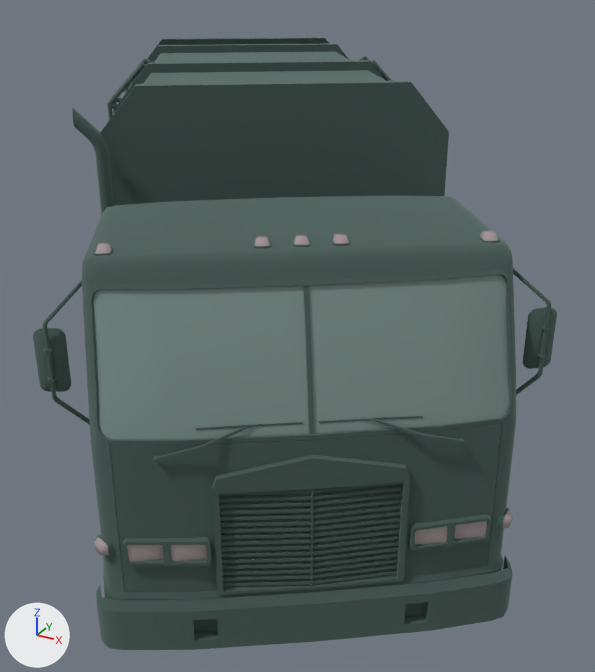
The glTF model glb/city/veh-basura.glb, before and after one commit.
Camera for both pictures: a 50 mm lens placed at (3.71, -6.04, 3.44), pointed at (0.46, -0.13, 0.49). Arrows for +X, +Y and +Z are at lower left; the lights stay in place. The picture after the commit comes second. Where no turn or scale is listed for an object, it has been applied to the vertices. Vertices at exactly the same position are counted once.

Objects in the first picture: 'garbage_truck_garbagetruck_glass_0', 'garbage_truck_garbagetruck_tex_0', 'garbage_truck_optics_tex_0'.
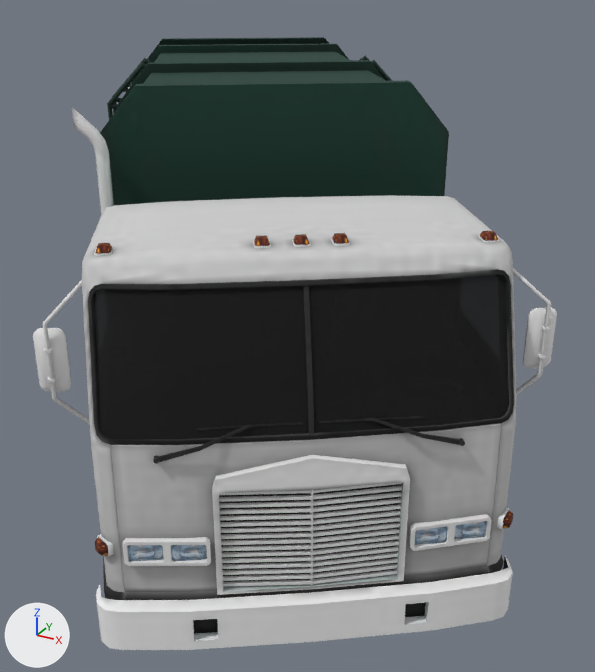
Location of each change, [x1, y1, x2, y2] in pixels of the pictures (595 x 672 px):
'garbage_truck_garbagetruck_tex_0', surface changed: [33, 37, 557, 650] in both
'garbage_truck_garbagetruck_glass_0', surface changed (grey to black): [93, 275, 509, 439] in both
'garbage_truck_optics_tex_0', surface changed: [95, 231, 513, 562] in both

Edits to the bpy script that builds the scene:
```text
Add img_image_2:
    img_image_2 = load_image('Image_2', '_unpacked/Image_2', 256, 256, 'sRGB')
Add img_image_1:
    img_image_1 = load_image('Image_1', '_unpacked/Image_1', 256, 256, 'sRGB')
Add img_image_0:
    img_image_0 = load_image('Image_0', '_unpacked/Image_0', 256, 256, 'sRGB')
Change mat_garbagetruck_tex:
    remove mat_garbagetruck_tex.base_color = (0.183, 0.265, 0.241)  # grey #778d87
    mat_garbagetruck_tex.metallic: 1.0 -> 0.0
    add mat_garbagetruck_tex.texture = img_image_0
    mat_garbagetruck_tex.roughness: 1.0 -> 0.9
Change mat_garbagetruck_glass:
    where n0 = _N.new('ShaderNodeBsdfPrincipled'); n0.name = 'Principled BSDF'
    remove n0.inputs[0].default_value = (0.183, 0.265, 0.241, 1.0)  # 'Base Color', grey #778d87
    n0.inputs[2].default_value: 0.0 -> 0.9  # 'Roughness'
    add n2 = _N.new('ShaderNodeMath'); n2.name = 'Math'
    add n2.operation = 'MULTIPLY'
    add n2.inputs[1].default_value = 0.804  # 'Value'
    add n3 = _N.new('ShaderNodeTexImage'); n3.name = 'Image Texture'
    add n3.image = img_image_1
    add _L.new(n2.outputs[0], n0.inputs[4])  # 'Value' to 'Alpha'
    add _L.new(n3.outputs[0], n0.inputs[0])  # 'Color' to 'Base Color'
    add _L.new(n3.outputs[1], n2.inputs[0])  # 'Alpha' to 'Value'
Change mat_optics_tex_1:
    remove mat_optics_tex_1.base_color = (0.373, 0.308, 0.321)  # grey #a4979a
    add mat_optics_tex_1.texture = img_image_2
    mat_optics_tex_1.roughness: 0.0 -> 0.9
Change me_garbage_truck_garbagetruck_tex_0:
    where me_garbage_truck_garbagetruck_tex_0.from_pydata(...)  # 7291 vertices, 12270 faces; spans x -3.13..3.01, y -3.67..3.77, z 0.0..2.83
    used by ob_garbage_truck_garbagetruck_tex_0; location = (0.0, 0.0, 0.0)
    me_garbage_truck_garbagetruck_tex_0 part 1: texture (UV) coordinates changed
Change me_garbage_truck_garbagetruck_glass_0:
    where me_garbage_truck_garbagetruck_glass_0.from_pydata(...)  # 54 vertices, 58 faces; spans x 0.62..2.89, y -3.55..-1.49, z 1.46..2.11
    used by ob_garbage_truck_garbagetruck_glass_0; location = (0.0, 0.0, 0.0)
    me_garbage_truck_garbagetruck_glass_0 part 2: texture (UV) coordinates changed
```
